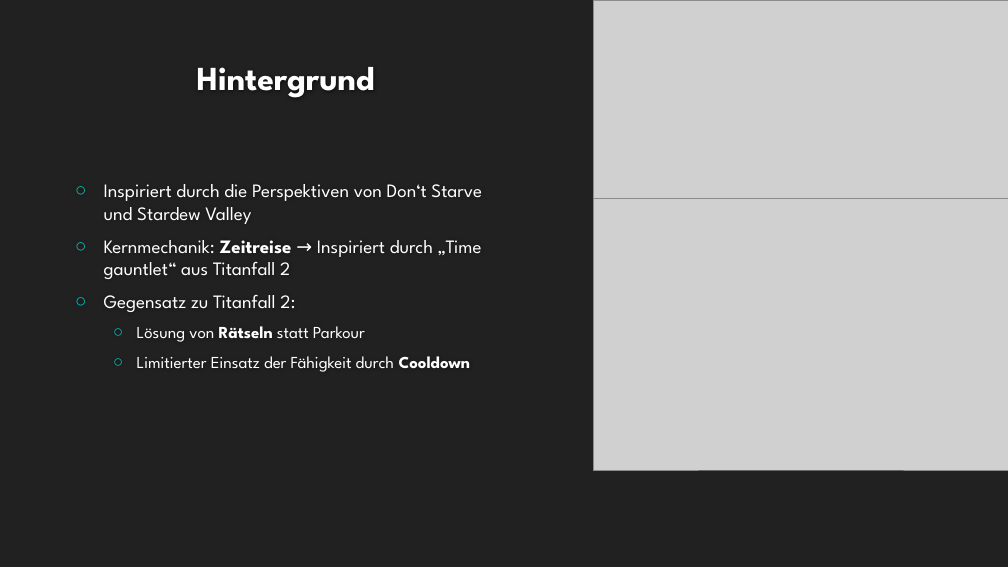
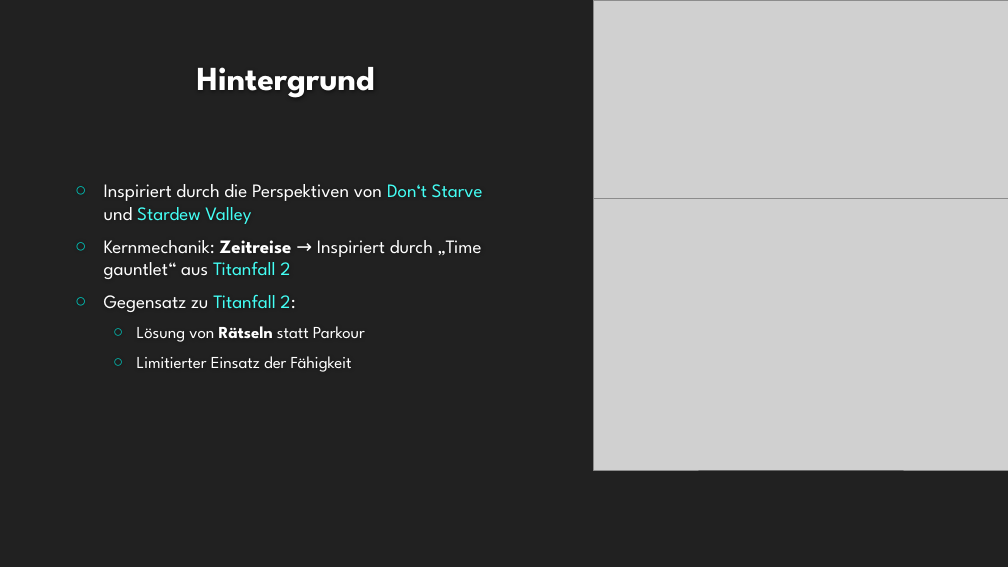
Before and after one commit to EmKaCe/DoctorWhy, a slide deck: slide 7 of Information/Präsentation.pptx. Drawn at 1008x567 pixels with LibreOffice and Linux fonts; fonts in the diff are those of the drawing; grey boxes stand for pictures; background and template pictures are left out. Boxes give left, top, right and bottom in pixels: in the first picture for what was removed or moved away, otherwise in the second. Text is boxed around its words. In the diff, an @@ line names an element or a change of style, - is before the commit and + after.

```diff
--- a/Information/Präsentation.pptx
+++ b/Information/Präsentation.pptx
@@ text at (104, 184, 483, 312): text colour #FFFFFF to #44FFF5 in "Don‘t Starve Stardew Valley", "Titanfall 2", "Titanfall 2:" @@
@@ text at (137, 356, 352, 372): text changed @@
-  ○ Limitierter Einsatz der Fähigkeit durch Cooldown
+  ○ Limitierter Einsatz der Fähigkeit
```
Also in this commit, not shown: 3 other slides changed, 6 slides added, 4 slides removed.
